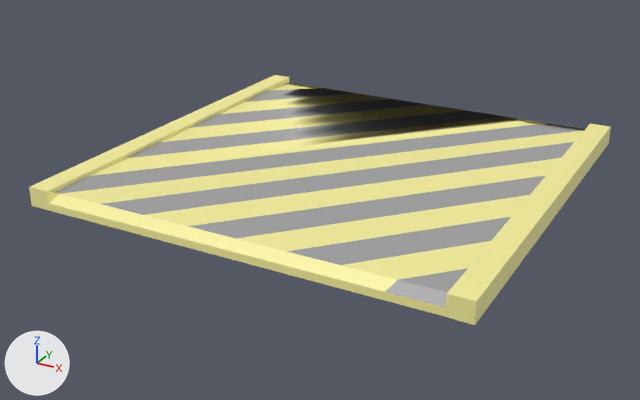
The FBX model Assets/_Project/Models/Flr-Pedest.fbx: old version first, new version second.
Both versions are drawn from a camera (50 mm lens) standing at (0.633, -4.25, 1.007) and looking at (-0.586, -2.034, -0.101). Arrows for +X, +Y and +Z are at lower left; the lights stay in place. The first picture is the older version.

Script lines for the objects in view, before the commit:
```python
me_cube_002 = bpy.data.meshes.new('Cube.002')
me_cube_002.from_pydata(...)  # 89 vertices, 55 faces; spans x -0.663..0.663, y -0.663..0.663, z -0.027..0.034
me_cube_002.materials.append(mat_lowpolycommon)  # picture img_imphenziapalette02_albedo_png
ob_pedestrian_lane = bpy.data.objects.new('Pedestrian_Lane', me_cube_002)
ob_pedestrian_lane.location = (-0.539, -1.956, 0.0)
```
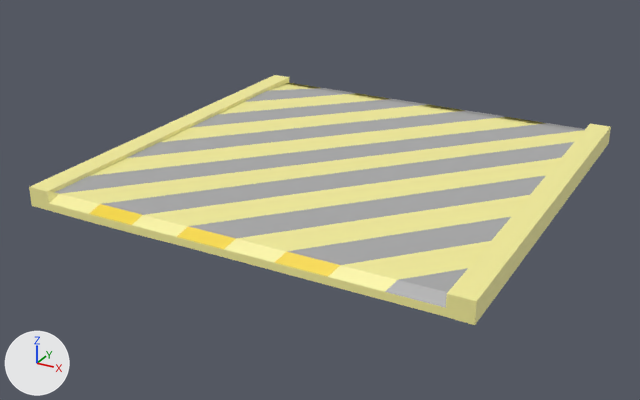
The newer file is also turned or shifted as a whole; pictures and numbers use the older file's frame.

Location of each change, [x1, y1, x2, y2] in pixels of the pictures (640 x 400 px):
'Pedestrian_Lane', recoloured, shading changed, surface changed: [54, 86, 588, 279] in both
part 1 of me_cube_002, shading changed: [54, 86, 588, 279] in both
part 2 of me_cube_002, surface changed: [55, 88, 585, 277] in both

What changed in the scene script:
```text
Add img_imphenziapalette02_emission_png:
    img_imphenziapalette02_emission_png = load_image('ImphenziaPalette02-Emission.png', '../Materials/ColorPallets/ImphenziaPalette02-Emission.png', 512, 512, 'Non-Color')
Add mat_lowpoly:
    mat_lowpoly = bpy.data.materials.new('LowPoly')
    # uses the picture img_imphenziapalette02_albedo_png
    # uses the picture img_imphenziapalette02_emission_png
Change me_cube_002:
    used by ob_pedestrian_lane; location = (-0.539, -1.956, 0.0)
    remove me_cube_002.from_pydata(...)  # 89 vertices, 55 faces; spans x -0.663..0.663, y -0.663..0.663, z -0.027..0.034
    remove me_cube_002.materials.append(mat_lowpolycommon)  # picture img_imphenziapalette02_albedo_png
    add me_cube_002.from_pydata(...)  # 89 vertices, 55 faces; spans x -0.663..0.662, y -0.663..0.662, z -0.027..0.034
    me_cube_002 part 1: edges marked sharp go from 89 to 0
    me_cube_002 part 2: texture (UV) coordinates of 16 of 55 faces, centred in x -0.482..0.55, y -0.649..0.648, z 0.01..0.022, changed; they spanned u 0.29..0.71, v 0.46..0.84 and now span u 0.34..0.76, v 0.46..0.83
    add me_cube_002.materials.append(mat_lowpoly)
```
